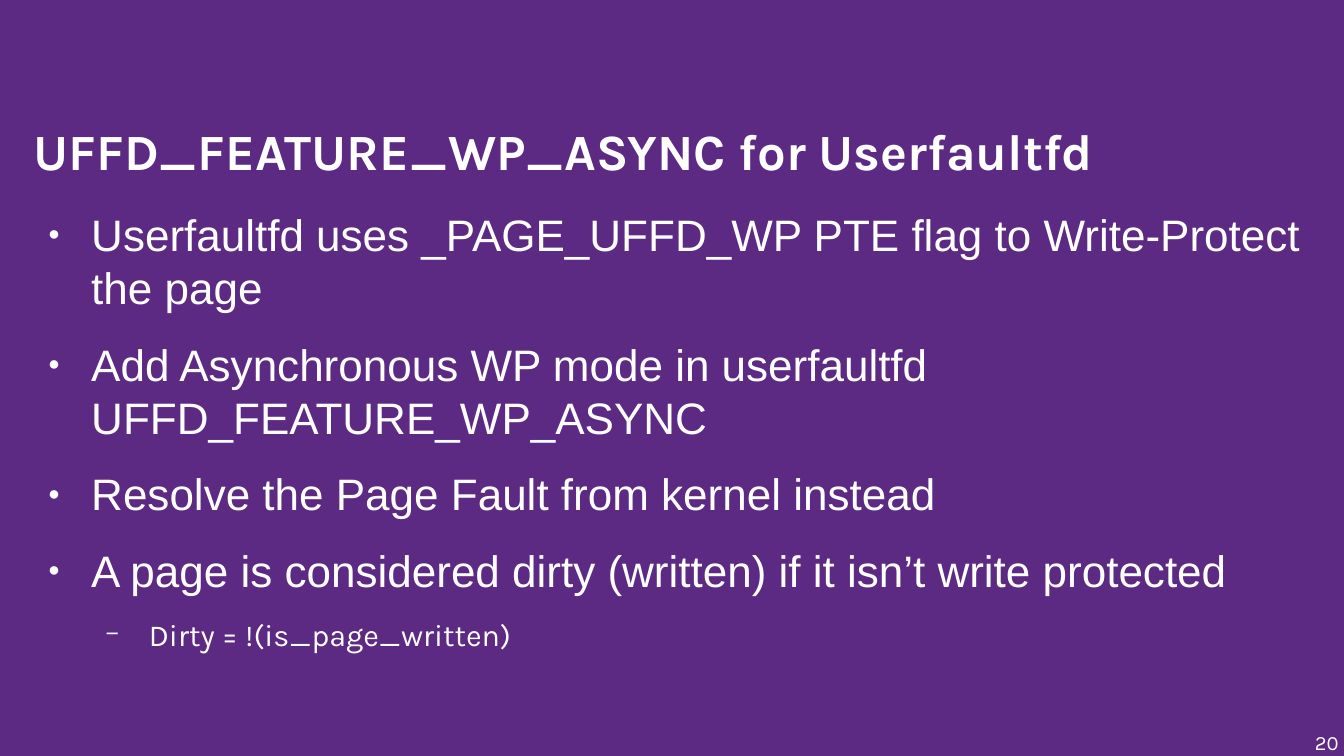
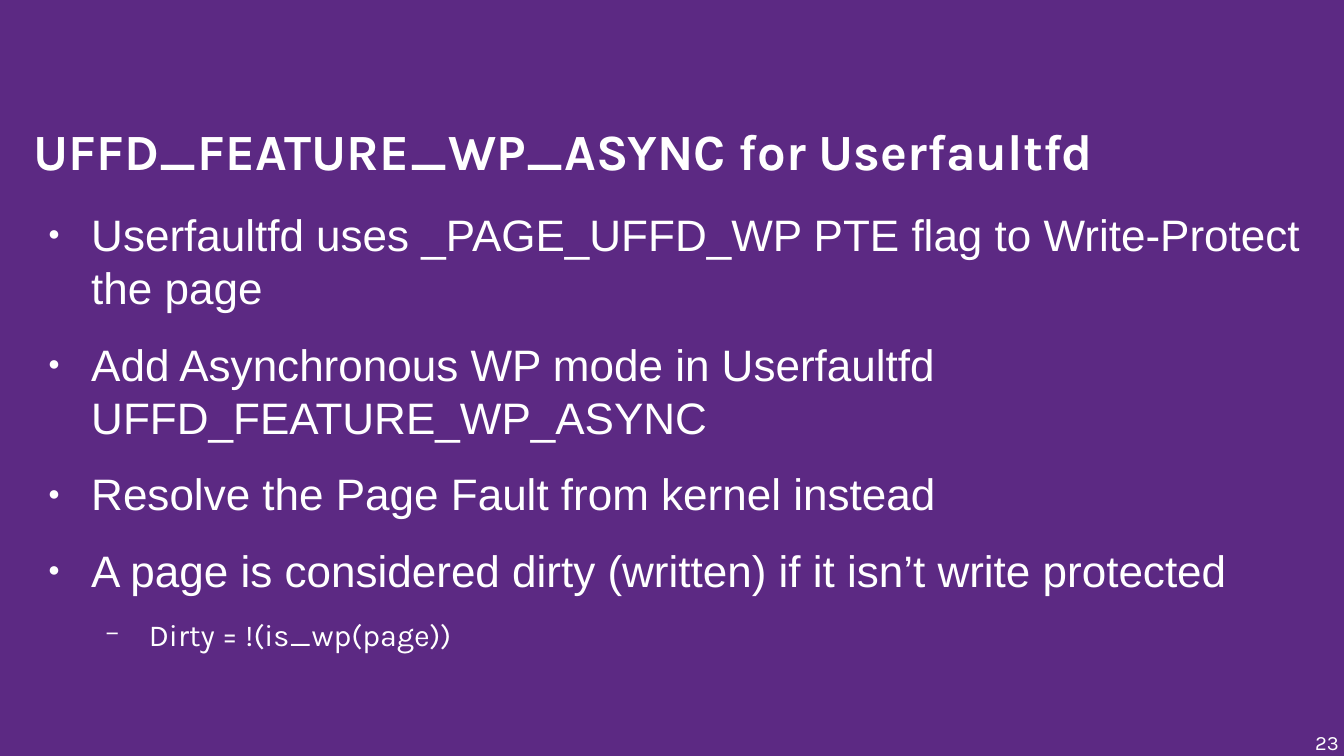
Before and after one commit to musamaanjum/presentations, a slide deck: slide 23 of Adding-Functionality-to-make-Windows-games-run-faster-on-Linux-v1.odp (slide 20 before the commit). Drawn at 1344x756 pixels with LibreOffice and Linux fonts; fonts in the diff are those of the drawing; background and template pictures are left out. Boxes give left, top, right and bottom in pixels: in the first picture for what was removed or moved away, otherwise in the second. Text is boxed around its words. In the diff, an @@ line names an element or a change of style, - is before the commit and + after.

```diff
--- a/Adding-Functionality-to-make-Windows-games-run-faster-on-Linux-v1.odp
+++ b/Adding-Functionality-to-make-Windows-games-run-faster-on-Linux-v1.odp
@@ text at box(91, 349, 935, 442): text changed @@
-● Add Asynchronous WP mode in userfaultfd UFFD_FEATURE_WP_ASYNC
+● Add Asynchronous WP mode in Userfaultfd UFFD_FEATURE_WP_ASYNC
@@ text at box(245, 624, 451, 654): text changed @@
-  − Dirty = !(is_page_written)
+  − Dirty = !(is_wp(page))
@@ page number at box(1315, 737, 1339, 750): text changed @@
-20
+23
```
Also in this commit, not shown: 12 other slides changed, 3 slides added.
